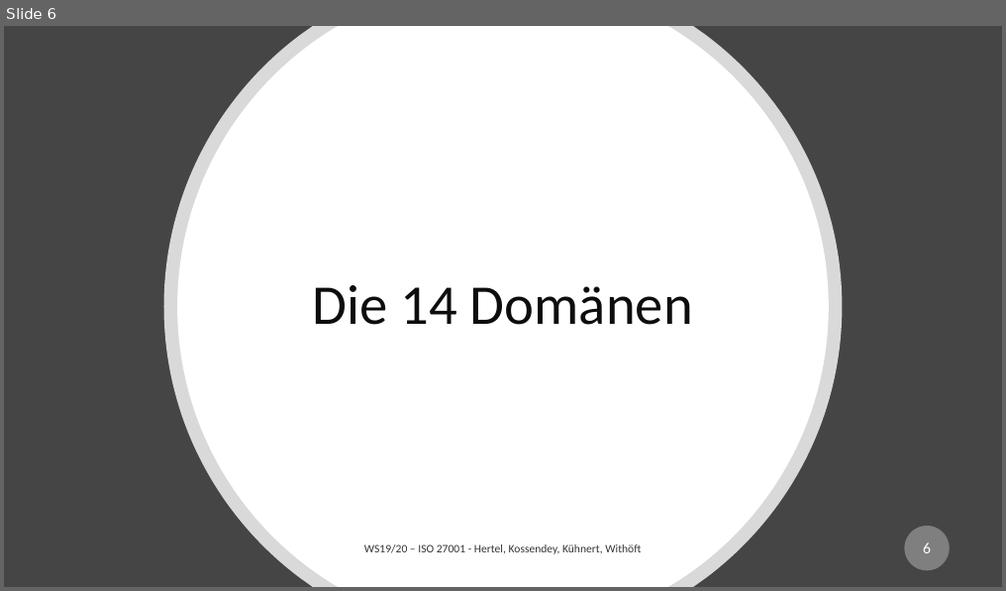
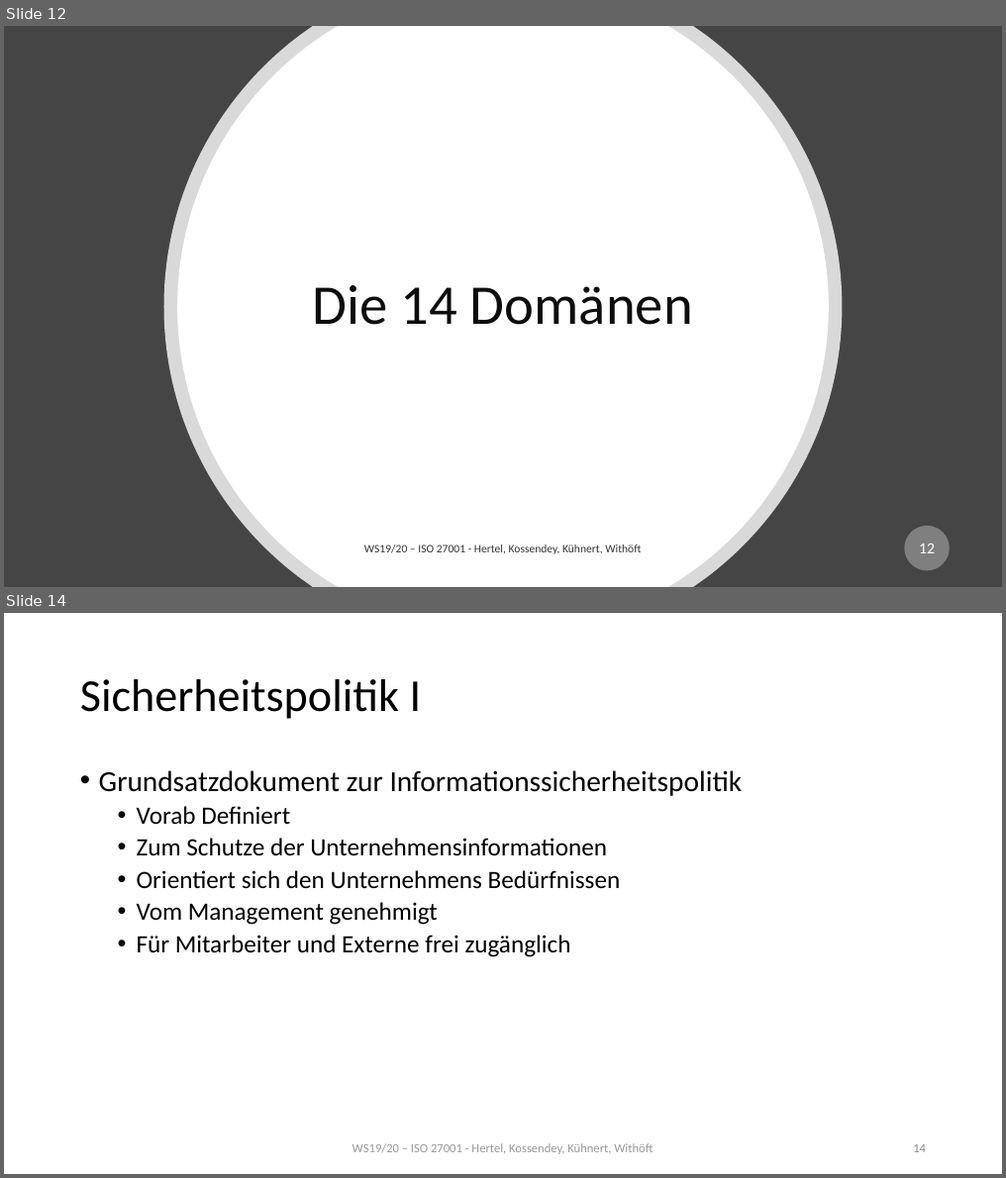
Before and after one commit to mwithoeft/SicherheitUndZuverlaessigkeit, a slide deck: merged.pptx. Shown one above the other, each under a label of ours: slide 6 before the commit, slides 12 and 14 after it; the slides between them are not shown. The pictures are 1006x591 and 1006x1178 pixels, drawn with LibreOffice and Linux fonts; fonts in the diff are those of the drawing. Boxes give left, top, right and bottom in pixels: in the first picture for what was removed or moved away, otherwise in the second. Text is boxed around its words. In the diff, an @@ line names an element or a change of style, - is before the commit and + after.

```diff
--- a/merged.pptx
+++ b/merged.pptx
@@ slide 14 added at (x1=4, y1=613, x2=1002, y2=1174), background #FFFFFF @@
@@ title added at (x1=80, y1=679, x2=422, y2=719), 44 pt, text #000000 @@
+Sicherheitspolitik I
@@ text added at (x1=99, y1=770, x2=743, y2=958), 24 pt, text #000000 @@
+• Grundsatzdokument zur Informationssicherheitspolitik
+  • Vorab Definiert
+  • Zum Schutze der Unternehmensinformationen
+  • Orientiert sich den Unternehmens Bedürfnissen
+  • Vom Management genehmigt
+  • Für Mitarbeiter und Externe frei zugänglich
@@ text added at (x1=352, y1=1144, x2=652, y2=1155), 12 pt, text #808080 at 80% opacity @@
+WS19/20 – ISO 27001 - Hertel, Kossendey, Kühnert, Withöft
@@ page number added at (x1=913, y1=1145, x2=926, y2=1153), 12 pt, text #8C8C8C @@
+14
@@ what was slide 6 is now slide 12 @@
@@ page number at (x1=919, y1=544, x2=935, y2=554): text changed @@
-6
+12
```
Also in this commit, not shown: 4 slides changed, 26 other slides added.
